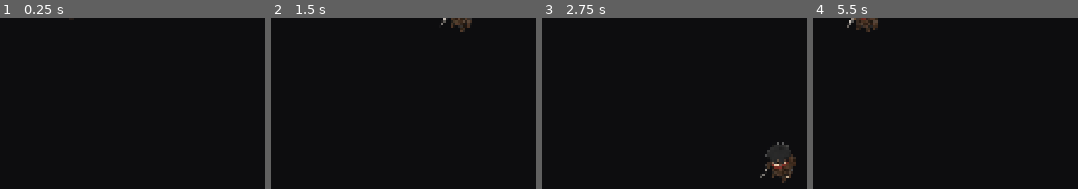
Above: before the commit, frames 1-4 (left to right).
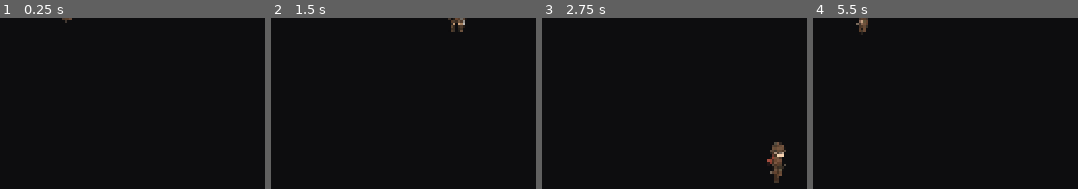
Above: after the commit, the same moments.

Repository: 7mouse/stellar-abyss-greybox
Game: Godot game, scene res://legacy_greybox1/tests/test_main.tscn
Two runs of this game, one before a commit and one after it. Both use one fixed random seed, a clock stepped at 60 frames per second and the inputs below. This scene is started directly instead of the project's main scene.
Inputs (mouse positions are in pixels of both pictures, inside the frame that each line leads up to):
- Up to frame 1 (0.25 s): no input
- Up to frame 2 (1.5 s): tap Enter (ui_accept) at 0.5, 0.77, 1.25 s; move the mouse to (outside the picture) at 0.52 s; hold D (move_right) 0.53-1.28 s; hold J (attack) 0.53-1.28 s; click (outside the picture) at 0.67 s; move the mouse to (outside the picture) at 1.27 s; hold S (move_down) from 1.28 s (still down); tap J (attack) at 1.35 s
- Up to frame 3 (2.75 s): tap Enter (ui_accept) at 1.52 s; move the mouse to (outside the picture) at 2.02 s; release S (move_down) at 2.03 s; hold D (move_right) from 2.03 s (still down); hold Space (dash) from 2.03 s (still down); tap J (attack) at 2.3 s
- Up to frame 4 (5.5 s): move the mouse to (outside the picture) at 2.77 s; release D (move_right) at 2.78 s; release Space (dash) at 2.78 s; hold W (move_up) 2.78-3.53 s; tap E (interact) at 2.85 s; click (outside the picture) at 2.92 s; tap Enter (ui_accept) at 3.02, 3.5, 3.77, 4.25, 4.52, 5 s; tap J (attack) at 3.05, 3.8, 4.55 s; move the mouse to (outside the picture) at 3.52 s; hold R (recall) 3.53-4.28 s; hold A (move_left) 3.53-5.03 s; move the mouse to (972, 175) at 4.27 s; tap Shift at 4.35 s; move the mouse to (outside the picture) at 5.02 s; hold S (move_down) from 5.03 s (still down); hold J (attack) from 5.03 s (still down); tap Q at 5.1 s; click (outside the picture) at 5.17 s

The runs differ from the first frame. In frame 1, less than 0.1% of the frame differs, in the area x 23-28%, y 0-3%; in frame 2, 0.4%; in frame 3, 1.7%, in the area x 82-96%, y 72-97%; in frame 4, 0.6%.

Commit message:
第一关：主角和菌猪换成骨骼，状态对上现有动画
正面和背面没有的片段回落到 idle。视口按角色裁小，画面外的骨骼停止刷新。权重仍在 CPU 上算。

Co-authored-by: Mr.mouse <7mouse@users.noreply.github.com>

Diff:
--- a/autoload/game.gd
+++ b/autoload/game.gd
@@ -408,5 +408,9 @@
 		_logic_ms = lerpf(_logic_ms, ms, 0.05)
 		_js_obj.logicMs = _logic_ms
 		_js_obj.enemies = get_tree().get_nodes_in_group("enemies").size()
+		var actor := get_tree().get_first_node_in_group("player")
+		if actor:
+			_js_obj.hp = actor.hp
+			_js_obj.state = actor.state
 	if _js_obj and get_tree().current_scene:
 		_js_obj.currentScene = get_tree().current_scene.scene_file_path
--- a/scenes/actors/enemy_base.gd
+++ b/scenes/actors/enemy_base.gd
@@ -30,6 +30,7 @@
 var hitbox: Hitbox
 var body: ColorRect
 var visual: Sprite2D
+var rig: RigVisual
 var warn: Label
 var aim_line: Line2D
 var attack_tele: TelegraphShape
@@ -112,6 +113,13 @@
 		visual.scale = Vector2.ONE * (vh / visual.texture.get_height())
 	visual.position = Vector2(0, 10 - vh * 0.5)
 	add_child(visual)
+	if data != null and data.id == "mushling":
+		visual.visible = false
+		rig = RigVisual.new()
+		rig.name = "Rig"
+		rig.position = Vector2(0, 10)
+		rig.setup("boar", vh)
+		add_child(rig)
 	_sync_visual()
 	warn = Label.new()
 	warn.text = "!"
@@ -166,6 +174,25 @@
 		visual.modulate = body.color * body.modulate
 	if absf(facing.x) > 0.2:
 		visual.flip_h = facing.x < 0.0
+	if rig:
+		rig.set_facing(facing)
+		rig.set_anim(_rig_anim())
+		if feel_flash_t > 0.0:
+			rig.modulate = visual.modulate
+		else:
+			rig.modulate = _rig_tint()
+		rig.set_asleep(ai != null and ai.sleeping)
+
+func _rig_anim() -> String:
+	if state == S.CHASE or state == S.PATROL or state == S.RETURN:
+		return "move"
+	return "idle"
+
+func _rig_tint() -> Color:
+	var base := tint
+	if base.r < 0.01 or base.g < 0.01 or base.b < 0.01:
+		return Color(1, 1, 1, body.modulate.a)
+	return Color(body.color.r / base.r, body.color.g / base.g, body.color.b / base.b, body.modulate.a)
 
 func feel_flash(ms: int, moss := false, _redwhite := false) -> void:
 	feel_flash_t = maxf(feel_flash_t, ms / 1000.0)
--- a/scenes/actors/player.gd
+++ b/scenes/actors/player.gd
@@ -54,6 +54,7 @@
 var sim_aim := Vector2.ZERO
 var body_rect: ColorRect
 var sprite: Sprite2D
+var rig: RigVisual
 var _skill_mat: ShaderMaterial
 var depth := 1
 
@@ -81,7 +82,13 @@
 	if sprite.texture:
 		sprite.scale = Vector2.ONE * (vh / sprite.texture.get_height())
 	sprite.position = Vector2(0, 8 - vh * 0.5)
+	sprite.visible = false
 	add_child(sprite)
+	rig = RigVisual.new()
+	rig.name = "Rig"
+	rig.position = Vector2(0, 8)
+	rig.setup("hero", vh)
+	add_child(rig)
 	hurtbox = Hurtbox.new()
 	hurtbox.team = "player"
 	hurtbox.owner_actor = self
@@ -280,6 +287,17 @@
 	Audio.sfx("SFX-07")
 	Tutorial.notify("dash")
 	return true
+
+func _rig_anim() -> String:
+	match state:
+		S.MOVE:
+			return "move"
+		S.ATTACK:
+			return "attack_1"
+		S.HURT:
+			return "hit"
+		_:
+			return "idle"
 
 func _update_facing() -> void:
 	var a := aim_input()
@@ -367,6 +385,11 @@
 			sprite.modulate.a = body_rect.modulate.a
 		if absf(facing.x) > 0.2:
 			sprite.flip_h = facing.x < 0.0
+		if rig:
+			rig.modulate = sprite.modulate
+			rig.set_facing(facing)
+			rig.set_anim(_rig_anim())
+			rig.apply_glow(sprite.material)
 	if state == S.MOVE:
 		_step_t -= delta
 		if _step_t <= 0.0:
--- a/scenes/rigs/rig_present.gd
+++ b/scenes/rigs/rig_present.gd
@@ -2,15 +2,19 @@
 ## 视口合成图贴到 Outline 上描边。网格在 CPU 上按权重变形，避开渲染器把网格画没。
 
 var _polys: Array[Polygon2D] = []
+var _view: SubViewport
+var _drawing := true
+# Feet can sit this far outside the camera before the body leaves the picture.
+const _MARGIN := 220.0
 
 
 func _ready() -> void:
 	# 排在 AnimationPlayer 后面，读到的是这一帧已经写上的 bone。
 	process_priority = 100
 	var outline := get_node_or_null("Outline") as Sprite2D
-	var view := get_node_or_null("View") as SubViewport
-	if outline and view:
-		outline.texture = view.get_texture()
+	_view = get_node_or_null("View") as SubViewport
+	if outline and _view:
+		outline.texture = _view.get_texture()
 	var sk := get_node_or_null("View/Motion/Bob/Skeleton")
 	if sk == null:
 		return
@@ -21,7 +25,19 @@
 
 
 func _process(_dt: float) -> void:
-	_skin()
+	var draw := _in_view()
+	if _view and draw != _drawing:
+		_drawing = draw
+		_view.render_target_update_mode = SubViewport.UPDATE_ALWAYS if draw else SubViewport.UPDATE_DISABLED
+	if draw:
+		_skin()
+
+
+func _in_view() -> bool:
+	var vp := get_viewport()
+	if vp == null or vp.get_camera_2d() == null:
+		return true
+	return vp.get_visible_rect().grow(_MARGIN).has_point(vp.get_canvas_transform() * global_position)
 
 
 func _skin() -> void:
--- /dev/null
+++ b/scenes/rigs/rig_visual.gd
@@ -0,0 +1,180 @@
+class_name RigVisual
+extends Node2D
+## Hosts a Skeleton2D rig. Feet sit on this node's origin.
+## Facing: side whenever the aim has a horizontal component; front/back only
+## near straight up/down, with a 15 degree buffer so the set does not flicker.
+## Left is the side scene mirrored. Boar art is side only, so it keeps the last side.
+
+const HERO_SCENES := {
+	"s": preload("res://scenes/rigs/hero_s.tscn"),
+	"l": preload("res://scenes/rigs/hero_l.tscn"),
+	"f": preload("res://scenes/rigs/hero_f.tscn"),
+	"b": preload("res://scenes/rigs/hero_b.tscn"),
+}
+const BOAR_SCENE := preload("res://scenes/rigs/mushling_s.tscn")
+const HERO_PX := 233.0
+const BOAR_PX := 187.0
+const ENTER := deg_to_rad(15.0)
+const EXIT := deg_to_rad(30.0)
+# Skeleton-space bounds of every clip, plus 8px so the 1.5px outline is not clipped.
+# x = width, y = height, z = Motion.x, w = Motion.y. Feet stay on the host origin.
+const VIEW := {
+	"s": Vector4(217, 261, 106, 249),
+	"f": Vector4(130, 257, 63, 245),
+	"b": Vector4(138, 255, 75, 245),
+	"boar": Vector4(264, 211, 114, 196),
+}
+
+var kind := "hero"
+var _code := ""
+var _anim := ""
+var _world_h := 96.0
+var _px := HERO_PX
+var _rig: Node2D
+var _ap: AnimationPlayer
+var _asleep := false
+var _glow: ShaderMaterial
+
+
+func setup(k: String, world_h: float) -> void:
+	kind = k
+	_world_h = world_h
+	_px = HERO_PX if k == "hero" else BOAR_PX
+	_mount("s")
+
+
+func facing_code() -> String:
+	return _code
+
+
+func anim_playing() -> String:
+	if _ap == null:
+		return ""
+	return String(_ap.current_animation)
+
+
+func set_facing(dir: Vector2) -> void:
+	if dir.length() < 0.05:
+		return
+	var code := _pick(dir)
+	if code == _code and _rig != null:
+		return
+	var anim := _anim
+	_mount(code)
+	if anim != "":
+		_anim = ""
+		set_anim(anim)
+
+
+func set_anim(name: String) -> void:
+	if name == _anim:
+		return
+	_anim = name
+	_play(name)
+
+
+func set_asleep(on: bool) -> void:
+	if on == _asleep:
+		return
+	_asleep = on
+	_apply_sleep()
+
+
+func apply_glow(src: Material) -> void:
+	var outline := _outline()
+	if outline == null or not (outline.material is ShaderMaterial):
+		return
+	var sm := outline.material as ShaderMaterial
+	if not (src is ShaderMaterial):
+		if sm.next_pass != null:
+			sm.next_pass = null
+		return
+	var from := src as ShaderMaterial
+	if _glow == null:
+		_glow = ShaderMaterial.new()
+		_glow.shader = from.shader
+	_glow.set_shader_parameter("fill", from.get_shader_parameter("fill"))
+	_glow.set_shader_parameter("glow_a", from.get_shader_parameter("glow_a"))
+	_glow.set_shader_parameter("glow_b", from.get_shader_parameter("glow_b"))
+	if sm.next_pass != _glow:
+		sm.next_pass = _glow
+
+
+func _pick(dir: Vector2) -> String:
+	var d := dir.normalized()
+	if kind == "boar":
+		if absf(d.x) >= sin(ENTER):
+			return "l" if d.x < 0.0 else "s"
+		if _code == "l" or _code == "s":
+			return _code
+		return "s"
+	var from_down := absf(angle_difference(d.angle(), PI * 0.5))
+	var from_up := absf(angle_difference(d.angle(), -PI * 0.5))
+	var near := from_down if from_down <= from_up else from_up
+	var vert := "f" if from_down <= from_up else "b"
+	if (_code == "f" or _code == "b") and _code == vert and near < EXIT:
+		return _code
+	if not (_code == "f" or _code == "b") and near < ENTER:
+		return vert
+	return "l" if d.x < 0.0 else "s"
+
+
+func _mount(code: String) -> void:
+	_code = code
+	_apply_scale()
+	for c in get_children():
+		remove_child(c)
+		c.free()
+	var packed: PackedScene = BOAR_SCENE if kind == "boar" else HERO_SCENES[code]
+	_rig = packed.instantiate() as Node2D
+	add_child(_rig)
+	_ap = _rig.find_child("AnimationPlayer", true, false) as AnimationPlayer
+	var outline := _outline()
+	if outline and outline.material:
+		outline.material = outline.material.duplicate()
+	_fit_view()
+	_apply_sleep()
+
+
+func _fit_view() -> void:
+	var view := _rig.find_child("View", true, false) as SubViewport
+	var motion := _rig.find_child("Motion", true, false) as Node2D
+	var outline := _outline()
+	if view == null or motion == null or outline == null:
+		return
+	var key := "boar" if kind == "boar" else ("s" if _code == "l" else _code)
+	var spec: Vector4 = VIEW[key]
+	view.size = Vector2i(int(spec.x), int(spec.y))
+	motion.position = Vector2(spec.z, spec.w)
+	outline.position = Vector2(spec.x * 0.5 - spec.z, spec.y * 0.5 - spec.w)
+	outline.texture = view.get_texture()
+
+
+func _apply_scale() -> void:
+	var s := _world_h / _px
+	var flip := -1.0 if kind == "boar" and _code == "l" else 1.0
+	scale = Vector2(s * flip, s)
+
+
+func _apply_sleep() -> void:
+	if _rig == null:
+		return
+	_rig.process_mode = Node.PROCESS_MODE_DISABLED if _asleep else Node.PROCESS_MODE_INHERIT
+	var view := _rig.find_child("View", true, false) as SubViewport
+	if view:
+		view.render_target_update_mode = SubViewport.UPDATE_DISABLED if _asleep else SubViewport.UPDATE_ALWAYS
+
+
+func _play(name: String) -> void:
+	if _ap == null or _asleep:
+		return
+	var use := name if _ap.has_animation(name) else "idle"
+	if _ap.current_animation == use and _ap.is_playing():
+		return
+	_ap.play(use)
+
+
+func _outline() -> Sprite2D:
+	if _rig == null:
+		return null
+	return _rig.find_child("Outline", true, false) as Sprite2D
--- a/tests/test_runner.gd
+++ b/tests/test_runner.gd
@@ -103,6 +103,7 @@
 	await test_presentation()
 	test_audio()
 	await test_shop()
+	await test_rig()
 	print("\n结果：%d 通过，%d 失败" % [passes, fails])
 	Lineage.wipe()
 	Log.clear()
@@ -3820,3 +3821,63 @@
 	for l in panel.find_children("*", "Label", true, false):
 		t += str(l.text)
 	return t
+
+func test_rig() -> void:
+	print("== T12 骨骼 ==")
+	await make_arena()
+	var p := await make_player()
+	var boar := await make_enemy("mushling", Vector2(480, 0))
+	var shot := await make_enemy("rootshot", Vector2(-480, 40))
+	var sk := p.find_child("Skeleton", true, false)
+	var bsk := boar.find_child("Skeleton", true, false)
+	var poly: Polygon2D = null
+	if sk:
+		for c in sk.get_children():
+			if c is Polygon2D:
+				poly = c
+				break
+	check(sk is Skeleton2D and bsk is Skeleton2D and shot.find_child("Skeleton", true, false) == null, "场景里主角和野猪是 Skeleton2D，孢子菇仍是占位图")
+	check(poly != null and poly.has_meta("skin") and String(poly.skeleton) == "", "网格权重在 CPU 上算，没有挂 GPU 骨骼")
+	var hv := p.find_child("View", true, false) as SubViewport
+	var bv := boar.find_child("View", true, false) as SubViewport
+	check(hv != null and bv != null and hv.size.x < 400 and hv.size.y < 400 and bv.size.x < 400 and bv.size.y < 400, "骨骼视口按角色裁过，不是 512 的空画布")
+	p.sim_move = Vector2.RIGHT
+	p.sim_aim = Vector2.RIGHT
+	await frames(3)
+	check(p.state == Player.S.MOVE and p.rig.anim_playing() == "move" and p.rig.facing_code() == "s", "主角向右移动播放 move，朝向侧面")
+	p.sim_move = Vector2.DOWN
+	p.sim_aim = Vector2.DOWN
+	await frames(2)
+	check(p.rig.facing_code() == "f" and p.rig.anim_playing() == "idle", "纯向下用正面；正面没有移动片段，回落到 idle")
+	p.sim_aim = Vector2.UP
+	p.sim_move = Vector2.UP
+	await frames(2)
+	check(p.rig.facing_code() == "b", "纯向上用背面")
+	p.sim_aim = Vector2.LEFT
+	p.sim_move = Vector2.LEFT
+	await frames(2)
+	check(p.rig.facing_code() == "l", "向左是侧面镜像")
+	p.rig.set_facing(Vector2.RIGHT)
+	p.rig.set_facing(Vector2.from_angle(PI * 0.5 - deg_to_rad(20.0)))
+	check(p.rig.facing_code() == "s", "离正下 20 度仍留在侧面")
+	p.rig.set_facing(Vector2.from_angle(PI * 0.5 - deg_to_rad(5.0)))
+	check(p.rig.facing_code() == "f", "离正下 5 度才切到正面")
+	p.sim_move = Vector2.ZERO
+	p.sim_aim = Vector2.ZERO
+	p.input_enabled = false
+	await frames(2)
+	check(p.try_attack() and p.state == Player.S.ATTACK, "可以普攻")
+	await frames(2)
+	check(p.rig.anim_playing() == "attack_1", "普攻播放 attack_1")
+	p.hurt_t = 1.0
+	p.state = Player.S.HURT
+	await frames(2)
+	check(p.state == Player.S.HURT and p.rig.anim_playing() == "hit", "受击播放 hit")
+	check(boar.state == EnemyBase.S.CHASE and boar.rig.anim_playing() == "move" and boar.rig.facing_code() == "l", "野猪追击播放 move，朝左是侧面镜像")
+	boar.aggro = false
+	boar._go(EnemyBase.S.WINDUP)
+	await frames(2)
+	check(boar.state == EnemyBase.S.WINDUP and boar.rig.anim_playing() == "idle", "野猪没有的状态回落到 idle")
+	p.input_enabled = true
+	shot.queue_free()
+	boar.queue_free()
Not shown, added: scenes/rigs/rig_visual.gd.uid
